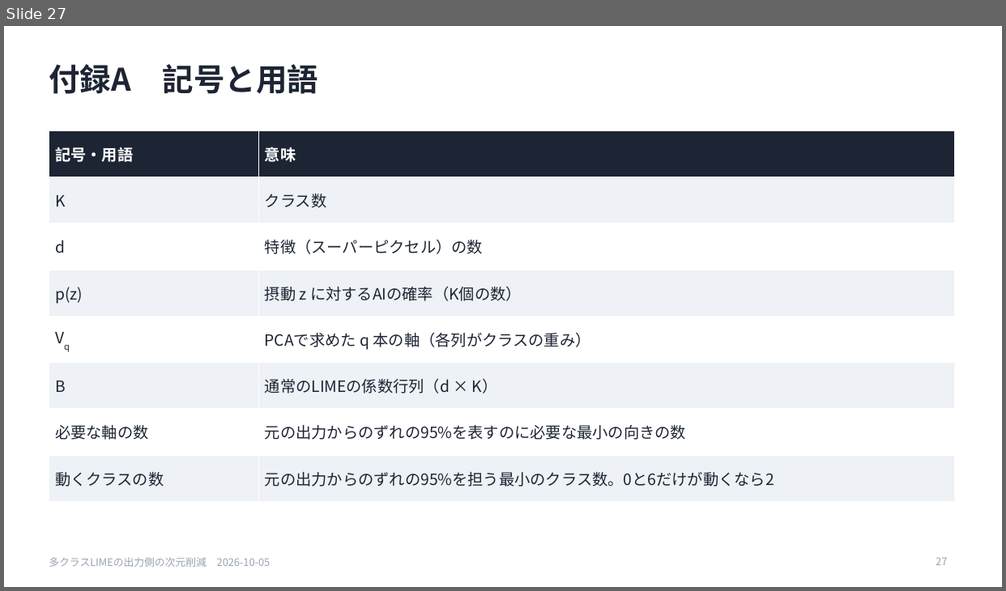
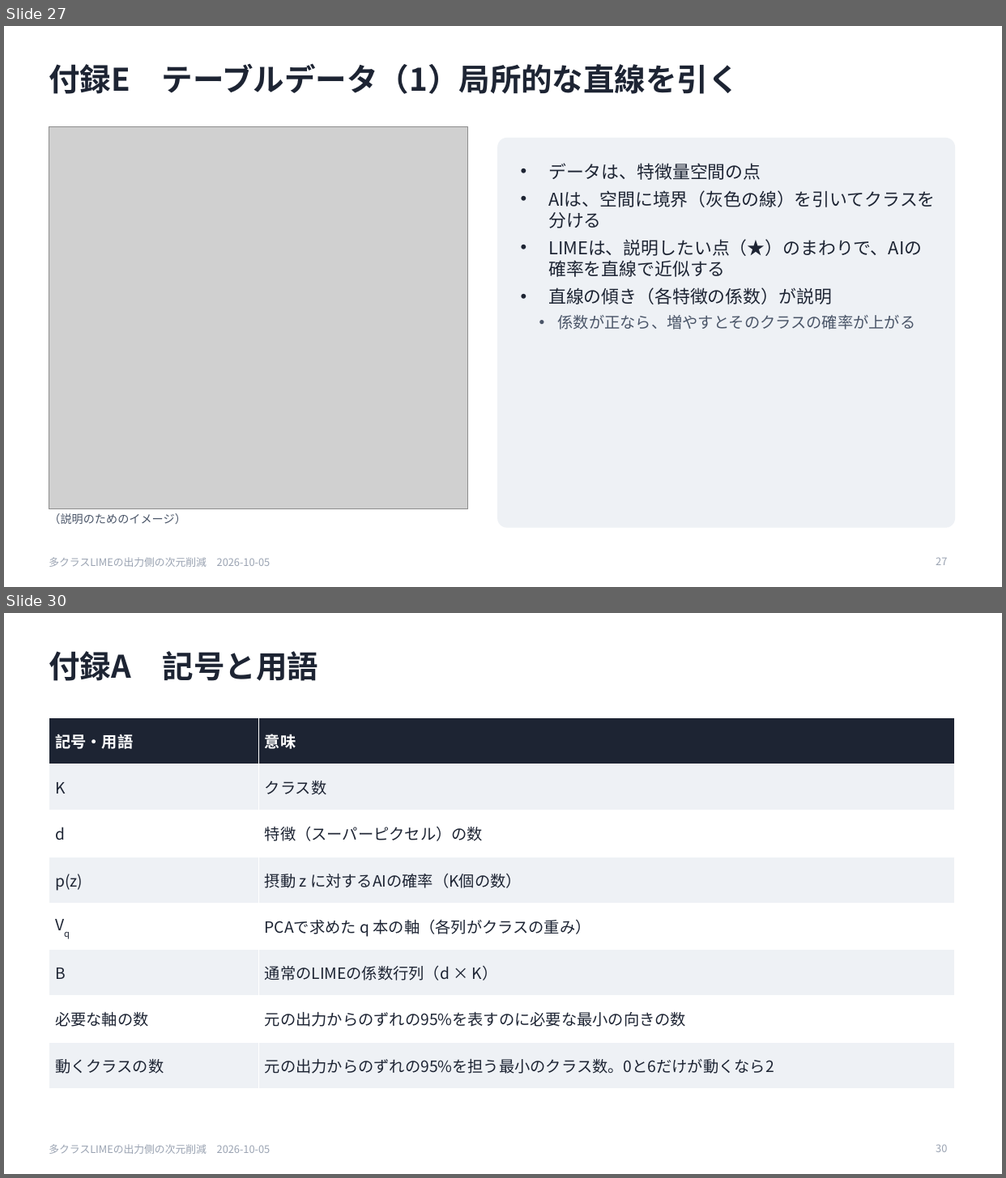
Before and after one commit to SoutaIkegame/Fisher_LIME, a slide deck: docs/seminar/2026-10-05_seminar.pptx. Shown one above the other, each under a label of ours: slide 27 before the commit, slides 27 and 30 after it; the slides between them are not shown. The pictures are 1006x591 and 1006x1178 pixels, drawn with LibreOffice and Linux fonts; fonts in the diff are those of the drawing; grey boxes stand for pictures. Boxes give left, top, right and bottom in pixels: in the first picture for what was removed or moved away, otherwise in the second. Text is boxed around its words. In the diff, an @@ line names an element or a change of style, - is before the commit and + after.

```diff
--- a/docs/seminar/2026-10-05_seminar.pptx
+++ b/docs/seminar/2026-10-05_seminar.pptx
@@ slide 27 added at (x1=4, y1=26, x2=1002, y2=587), background #FFFFFF; not listed: 1 template element that a slide beside it also shows @@
@@ title added at (x1=49, y1=63, x2=739, y2=94), 30 pt, text #1D2433, bold @@
+付録E テーブルデータ（1）局所的な直線を引く
@@ picture added at (x1=49, y1=127, x2=468, y2=510) @@
@@ rounded rectangle added at (x1=498, y1=139, x2=955, y2=527), fill #EEF1F5, outline #EEF1F5 1 pt @@
@@ text added at (x1=548, y1=163, x2=936, y2=330), 17 pt, text #1D2433 @@
+• データは、特徴量空間の点
+• AIは、空間に境界（灰色の線）を引いてクラスを分ける
+• LIMEは、説明したい点（★）のまわりで、AIの確率を直線で近似する
+• 直線の傾き（各特徴の係数）が説明
+  • 係数が正なら、増やすとそのクラスの確率が上がる
@@ text added at (x1=49, y1=514, x2=185, y2=524), 11 pt, text #4A5568 @@
+（説明のためのイメージ）
@@ page number added at (x1=936, y1=557, x2=947, y2=565), 10 pt, text #9AA3B2 @@
+27
@@ what was slide 27 is now slide 30 @@
@@ page number at (x1=936, y1=1144, x2=947, y2=1152): text changed @@
-27
+30
```
Also in this commit, not shown: 2 other slides added, 10 other files.
